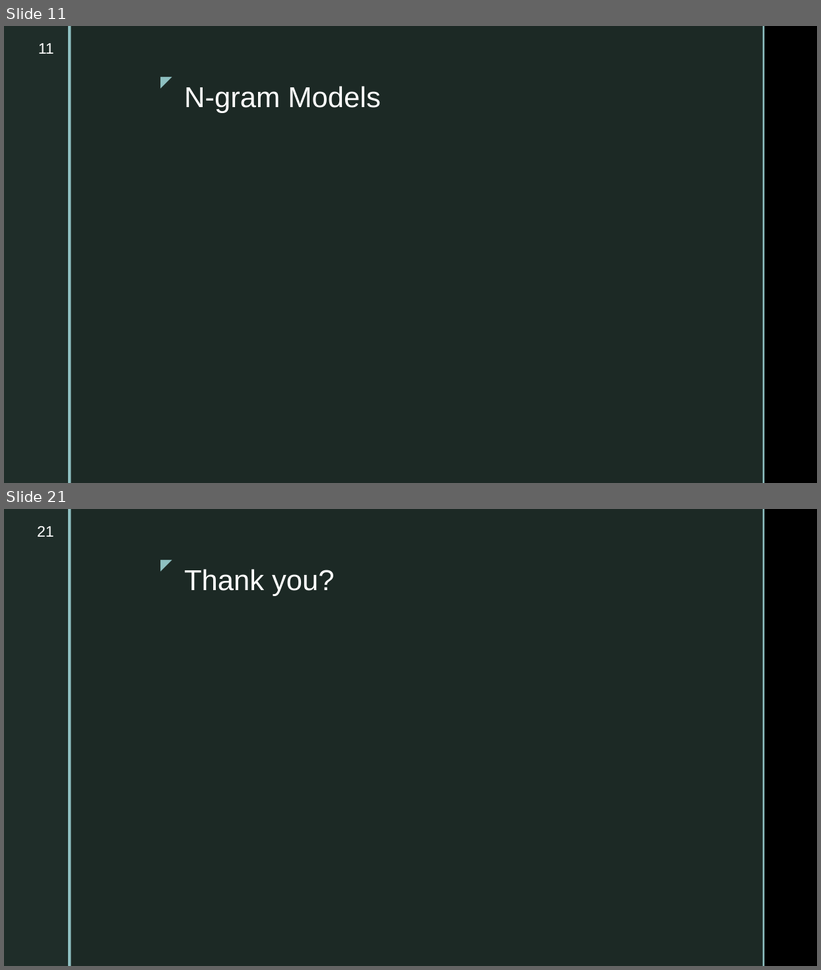
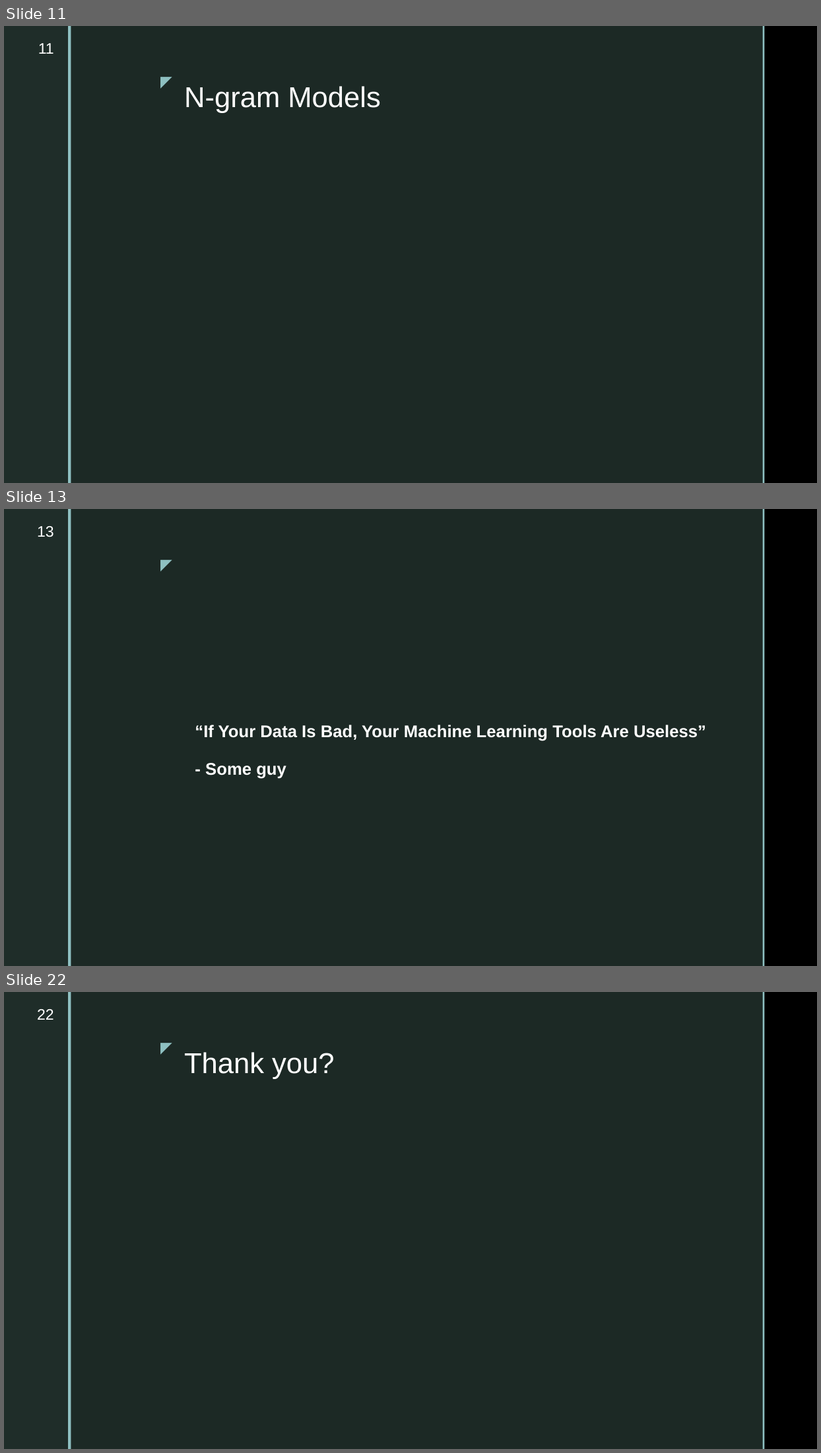
Before and after one commit to ahsanMah/config-completion, a slide deck: Final Presentation.pptx. Shown one above the other, each under a label of ours: slides 11 and 21 before the commit, slides 11, 13 and 22 after it; the slides between them are not shown. The pictures are 821x970 and 821x1453 pixels, drawn with LibreOffice and Linux fonts; fonts in the diff are those of the drawing; grey boxes stand for pictures; background and template pictures are left out. Boxes give left, top, right and bottom in pixels: in the first picture for what was removed or moved away, otherwise in the second. Text is boxed around its words. In the diff, an @@ line names an element or a change of style, - is before the commit and + after.

```diff
--- a/Final Presentation.pptx
+++ b/Final Presentation.pptx
@@ slide 13 added at <box>4,509,817,966</box>, background picture (left out); not listed: 5 template elements that a slide beside it also shows @@
@@ page number added at <box>37,526,54,537</box>, 18 pt, text #FFFFFF @@
+13
@@ text added at <box>195,725,706,779</box>, 20 pt, text #FFFFFF, bold @@
+“If Your Data Is Bad, Your Machine Learning Tools Are Useless”
+- Some guy
@@ what was slide 21 is now slide 22 @@
@@ page number at <box>37,1009,54,1020</box>: text changed @@
-21
+22
```
Also in this commit, not shown: 9 slides changed, 3 other slides added, 3 slides removed, 1 other file.
